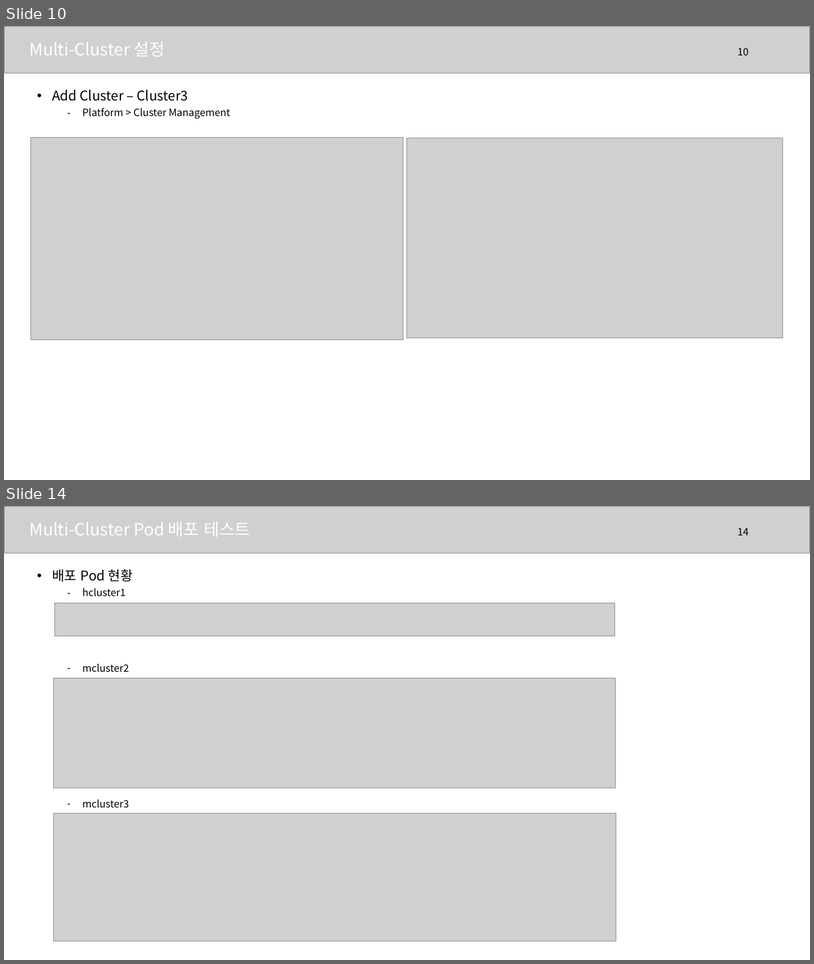
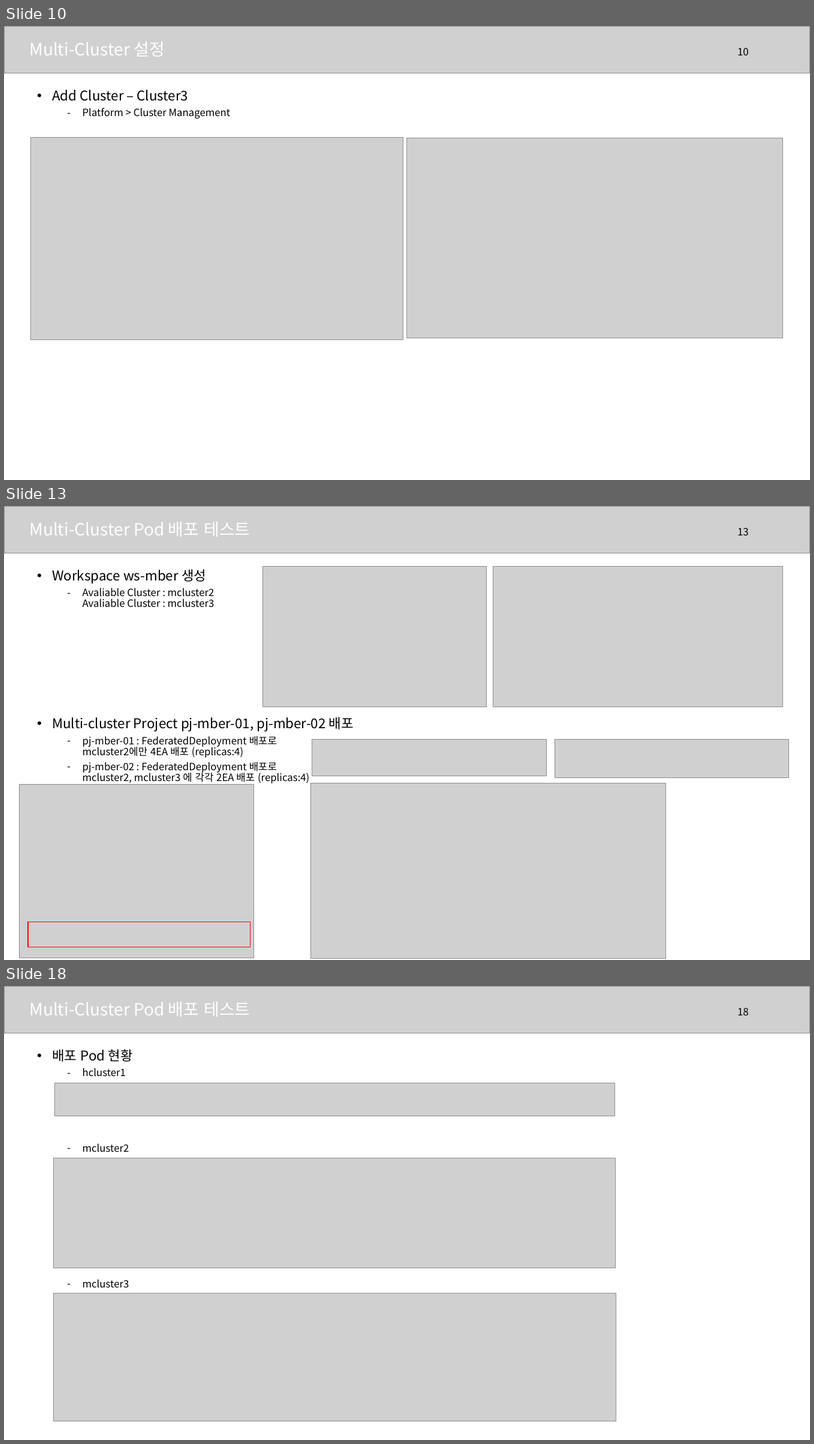
Before and after one commit to bluedove97/tstBash, a slide deck: multi-cluster_20230802.pptx. Shown one above the other, each under a label of ours: slides 10 and 14 before the commit, slides 10, 13 and 18 after it; the slides between them are not shown. The pictures are 814x964 and 814x1444 pixels, drawn with LibreOffice and Linux fonts; fonts in the diff are those of the drawing; grey boxes stand for pictures. Boxes give left, top, right and bottom in pixels: in the first picture for what was removed or moved away, otherwise in the second. Text is boxed around its words. In the diff, an @@ line names an element or a change of style, - is before the commit and + after.

Commit message:
multi-cluster update

```diff
--- a/multi-cluster_20230802.pptx
+++ b/multi-cluster_20230802.pptx
@@ slide 13 added at bbox=[4, 506, 810, 960], background #FFFFFF @@
@@ picture added at bbox=[4, 506, 810, 553] @@
@@ text added at bbox=[29, 522, 250, 537], 20 pt, text #FFFFFF @@
+Multi-Cluster Pod 배포 테스트
@@ page number added at bbox=[738, 528, 749, 535], 12 pt, text #000000 @@
+13
@@ text added at bbox=[52, 569, 354, 783], 12 pt, text #000000 @@
+• Workspace ws-mber 생성
+  – Avaliable Cluster : mcluster2
+    Avaliable Cluster : mcluster3
+• Multi-cluster Project pj-mber-01, pj-mber-02 배포
+  – pj-mber-01 : FederatedDeployment 배포로
+    mcluster2에만 4EA 배포 (replicas:4)
+  – pj-mber-02 : FederatedDeployment 배포로
+    mcluster2, mcluster3 에 각각 2EA 배포 (replicas:4)
@@ picture added at bbox=[263, 566, 487, 706] @@
@@ picture added at bbox=[494, 566, 784, 707] @@
@@ picture added at bbox=[312, 739, 547, 776] @@
@@ picture added at bbox=[556, 739, 789, 778] @@
@@ picture added at bbox=[19, 784, 254, 958] @@
@@ picture added at bbox=[311, 783, 666, 958] @@
@@ rectangle added at bbox=[28, 922, 251, 947], outline #FF0000 1 pt @@
@@ what was slide 14 is now slide 18 @@
@@ page number at bbox=[738, 1008, 749, 1015]: text changed @@
-14
+18
```
Also in this commit, not shown: 4 slides changed, 5 other slides added, 1 other file.
